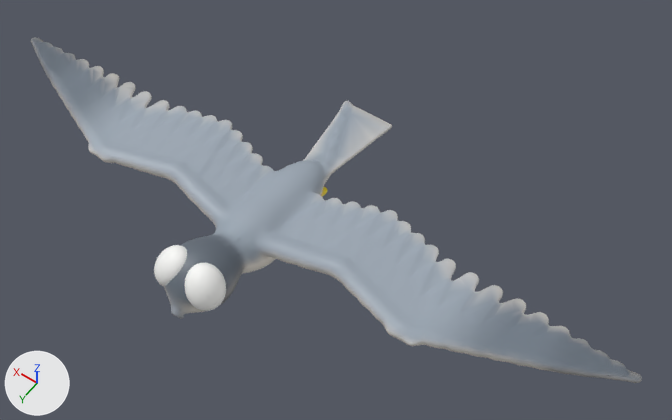
Two versions of the glTF model game/art/models/peregrine_falcon.glb, one commit apart.
Both versions are drawn from a 50 mm camera at (-0.565, 0.635, 1.504) aimed at (-0.072, -0.055, 0.42). The axes (+X, +Y, +Z) are drawn at lower left. The lights are the same throughout. The first picture is the older version.

The first picture shows 'peregrine_falcon_body'.
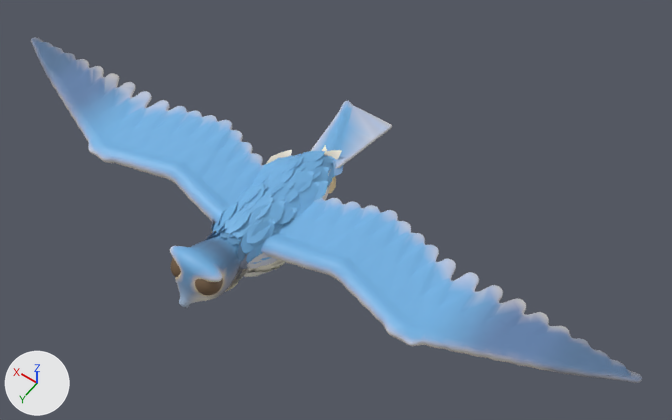
What differs and where, as boxes [x1, y1, x2, y2] in the pictures (672 x 420 px; the box of a moved part takes in the faces that stretch with it):
part 1 of me_peregrine_falcon_body, moved or reshaped
    before: [185, 263, 226, 311]
    after: [195, 278, 223, 295]
part 2 of me_peregrine_falcon_body, moved or reshaped
    before: [154, 245, 187, 287]
    after: [171, 258, 181, 277]
part 3 of me_peregrine_falcon_body, reshaped
    both: [77, 73, 641, 378]
part 4 of me_peregrine_falcon_body, recoloured (grey to blue)
    both: [31, 37, 642, 383]

Edits to the bpy script that builds the scene:
```text
Change me_peregrine_falcon_body:
    used by ob_peregrine_falcon_body; location = (0.0, 0.005, 0.42)
    remove me_peregrine_falcon_body.from_pydata(...)  # 8966 vertices, 17920 faces; spans x -0.556..0.556, y -0.256..0.217, z -0.049..0.08
    add me_peregrine_falcon_body.from_pydata(...)  # 11126 vertices, 19600 faces; spans x -0.556..0.556, y -0.256..0.201, z -0.066..0.072
    me_peregrine_falcon_body part 1: the loose piece of 482 vertices spanning x -0.055..-0.001, y 0.149..0.204, z 0.016..0.08 is multiplied about its middle by the matrix ((0.693, 0.009, -0.04), (0.009, 0.699, 0.029), (-0.04, 0.029, 0.631)), then moved by (0.006, -0.013, -0.006)
    me_peregrine_falcon_body part 2: the loose piece of 482 vertices spanning x 0.001..0.055, y 0.149..0.204, z 0.016..0.08 is multiplied about its middle by the matrix ((0.693, -0.009, 0.04), (-0.009, 0.699, 0.029), (0.04, 0.029, 0.631)), then moved by (-0.006, -0.013, -0.006)
    me_peregrine_falcon_body part 3: 4 vertices moved within x -0.33..0.159, y -0.06..0.049, z 0.022..0.034; 1317 vertices removed from x -0.551..0.405, y -0.252..0.217, z -0.038..0.075; 3477 vertices added at x -0.552..0.452, y -0.252..0.201, z -0.066..0.072
    me_peregrine_falcon_body part 4: 12512 kept faces spanning x -0.556..0.556, y -0.256..0.086, z -0.049..0.046 get new vertex colours
```
